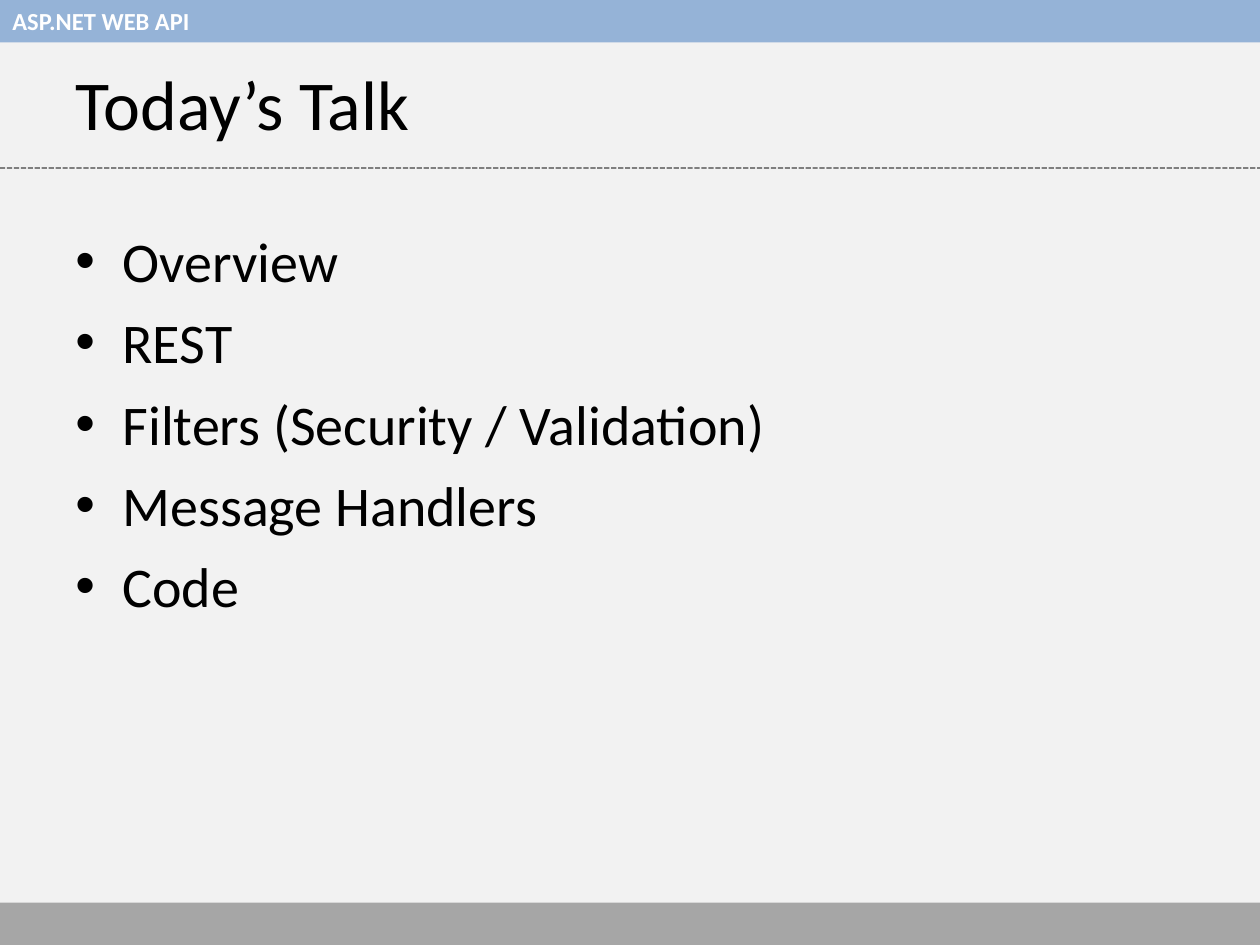
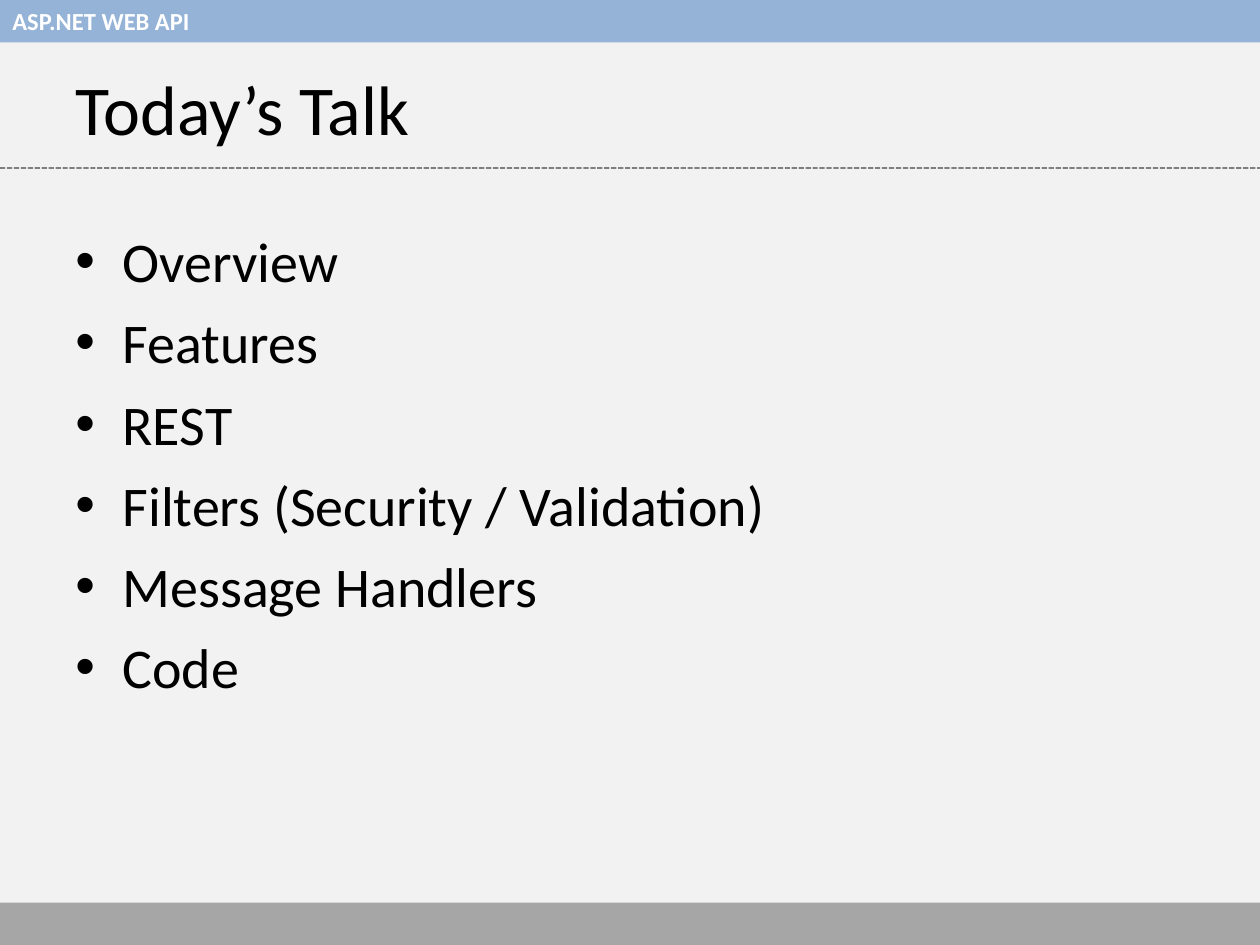
Before and after one commit to thaslam/hartford-code-camp-5, a slide deck: slide 2 of web-api-presentation.ppt. Drawn at 1260x945 pixels with LibreOffice and Linux fonts; fonts in the diff are those of the drawing. Boxes give left, top, right and bottom in pixels: in the first picture for what was removed or moved away, otherwise in the second. Text is boxed around its words. In the diff, an @@ line names an element or a change of style, - is before the commit and + after.

```diff
--- a/web-api-presentation.ppt
+++ b/web-api-presentation.ppt
@@ title "Today’s Talk": place and size @@
-title "Today’s Talk" at (76,81,409,142)
+title "Today’s Talk" at (76,86,409,147)
@@ text at (123,327,319,364): paragraph added @@
+• Features
```
Also in this commit, not shown: 7 other slides changed, 1 slide added.
